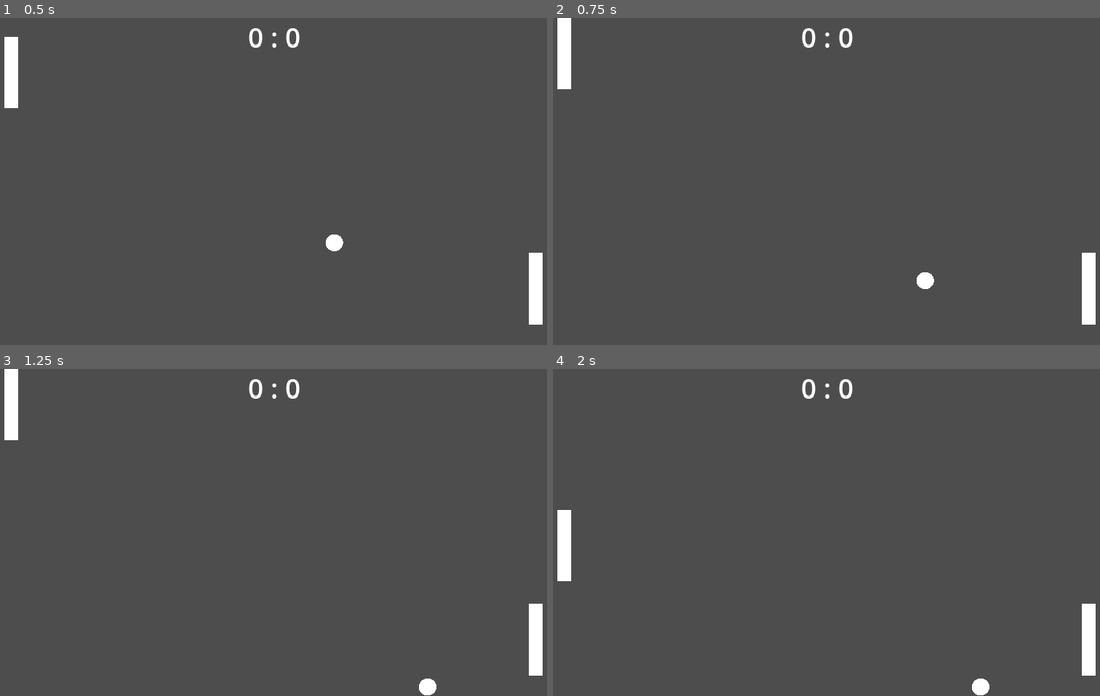
Above: before the commit, frames 1-4 (two rows, left to right).
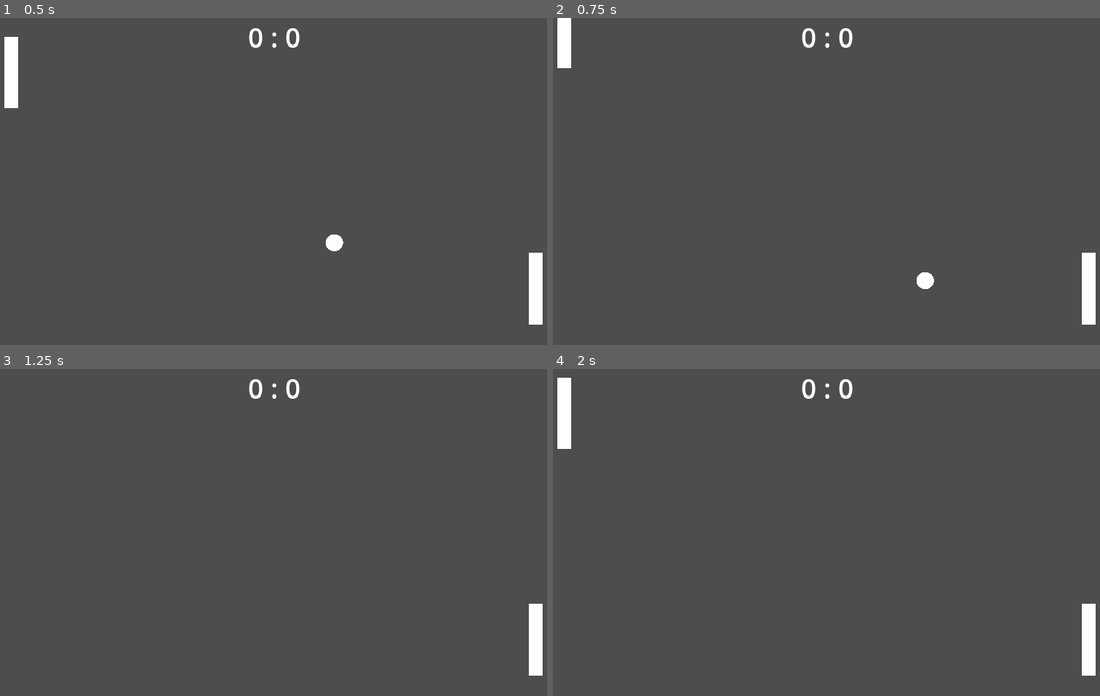
Above: after the commit, the same moments.

Repository: PhilKubz/pong_practice
Game: Godot game, scene res://Scenes/level.tscn
The game is run twice, just before and just after one commit, with the same random seed, the same clock (stepped at 60 frames per second) and the same inputs.
Inputs:
- Up to frame 1 (0.5 s): no input
- Up to frame 2 (0.75 s): hold W (move_up) from 0.53 s (still down)
- Up to frame 3 (1.25 s): keep holding W (move_up)
- Up to frame 4 (2 s): release W (move_up) at 1.28 s; hold S (move_down) from 1.28 s (still down)

Frame 1 is identical in both runs. In frame 2, 0.2% of the frame differs, in the area x 0-4%, y 15-22%; in frame 3, 0.7%; in frame 4, 1.2%, in the area x 0-80%, y 2-100%.

Commit message:
improved functionality -- must continue scripting for ball collision

Diff:
--- a/Scenes/ball.tscn
+++ b/Scenes/ball.tscn
@@ -7,6 +7,8 @@
 radius = 982.636
 
 [node name="Ball" type="RigidBody2D"]
+collision_layer = 4
+collision_mask = 11
 gravity_scale = 0.0
 script = ExtResource("1_8v6bc")
 
--- a/Scenes/bumper.tscn
+++ b/Scenes/bumper.tscn
@@ -1,11 +1,15 @@
-[gd_scene load_steps=3 format=3 uid="uid://b0vqhkc3ftvf"]
+[gd_scene load_steps=4 format=3 uid="uid://d382cukj8imbd"]
 
 [ext_resource type="Texture2D" uid="uid://cltn2ytu5m282" path="res://Assets/Textures/Player/Paddle.png" id="1_7ofyl"]
+[ext_resource type="Script" path="res://Scripts/bumper.gd" id="1_lxcdv"]
 
-[sub_resource type="RectangleShape2D" id="RectangleShape2D_iv6j2"]
+[sub_resource type="RectangleShape2D" id="RectangleShape2D_5fun4"]
 size = Vector2(1152, 15)
 
-[node name="Bumper" type="StaticBody2D"]
+[node name="Bumper" type="Area2D"]
+collision_layer = 8
+collision_mask = 4
+script = ExtResource("1_lxcdv")
 
 [node name="Sprite2D" type="Sprite2D" parent="."]
 position = Vector2(594.631, -6.99997)
@@ -15,4 +19,6 @@
 
 [node name="CollisionShape2D" type="CollisionShape2D" parent="."]
 position = Vector2(576, -7.5)
-shape = SubResource("RectangleShape2D_iv6j2")
+shape = SubResource("RectangleShape2D_5fun4")
+
+[connection signal="body_entered" from="." to="." method="_on_body_entered"]
--- a/Scenes/level.tscn
+++ b/Scenes/level.tscn
@@ -26,7 +26,7 @@
 [node name="Bumper" parent="OutsideWindowElements" instance=ExtResource("5_cc7jf")]
 
 [node name="Bumper2" parent="OutsideWindowElements" instance=ExtResource("5_cc7jf")]
-position = Vector2(0, 663)
+position = Vector2(0, 664)
 
 [node name="GoalZoneOpponent" parent="OutsideWindowElements" instance=ExtResource("6_vd7l1")]
 
@@ -35,3 +35,6 @@
 [node name="CanvasLayer" type="CanvasLayer" parent="."]
 
 [node name="HUD" parent="CanvasLayer" instance=ExtResource("8_gujps")]
+
+[connection signal="ball_hit_bumper" from="Ball" to="." method="_on_ball_ball_hit_bumper"]
+[connection signal="ball_hit_player" from="Ball" to="." method="_on_ball_ball_hit_player"]
--- a/Scenes/opponent.tscn
+++ b/Scenes/opponent.tscn
@@ -7,6 +7,8 @@
 size = Vector2(28, 141)
 
 [node name="Opponent" type="RigidBody2D"]
+collision_layer = 2
+collision_mask = 4
 gravity_scale = 0.0
 script = ExtResource("1_kfwwn")
 
--- a/Scenes/player.tscn
+++ b/Scenes/player.tscn
@@ -7,6 +7,7 @@
 size = Vector2(28, 141)
 
 [node name="Player" type="CharacterBody2D"]
+collision_mask = 12
 motion_mode = 1
 script = ExtResource("1_7ga73")
 
--- a/Scripts/Player.gd
+++ b/Scripts/Player.gd
@@ -1,8 +1,8 @@
 extends CharacterBody2D
 
+class_name Player
+
 @export var speed = 400
-
-#@onready var active = false
 
 func _ready():
 	pass
@@ -15,11 +15,11 @@
 	else:
 		velocity.y = move_toward(velocity.y, 0, speed)
 
-	print(direction)
-	print(speed)
-
 	move_and_slide()
 #
+#func _on_area_entered(area):
+#	if area is Ball:
+#		player_hit_ball.emit()
 #	if active == true:
 #		velocity.y = speed
 #	else:
--- a/Scripts/ball.gd
+++ b/Scripts/ball.gd
@@ -1,11 +1,28 @@
 extends RigidBody2D
+
+class_name Ball
+
+signal ball_hit_bumper
+signal ball_hit_player
 
 
 @export var ball_speed = 300
 var velocity = Vector2(1, 1) * ball_speed
 
 func _physics_process(delta):
-	var collision_info = move_and_collide(velocity * delta)
+	move_and_collide(velocity * delta)
+#	print(velocity)
+	if velocity == Vector2(0, 0):
+		print("Ball dead")
+
+func _on_area_entered(area):
+	if area is Bumper:
+		ball_hit_bumper.emit()
+		print("bumper hit")
+	if area is Player or Opponent:
+		ball_hit_player.emit()
+		print("paddle hit")
+
 
 #	if collision_info.collider is Player or Opponent:
 #		velocity.x *= -1
--- /dev/null
+++ b/Scripts/bumper.gd
@@ -0,0 +1,19 @@
+extends Area2D
+
+class_name Bumper
+
+func _ready():
+	print("Bumper exists")
+
+
+func _on_ball_hit_bumper():
+	print("bumper hit (bumper script)")
+
+#func _on_area_entered(area):
+#	if area is Ball:
+#		print("wall hit")
+
+
+func _on_body_entered(body):
+	if body is Ball:
+		print("wall hit")
--- a/Scripts/level.gd
+++ b/Scripts/level.gd
@@ -1,11 +1,30 @@
 extends Node2D
 
+@onready var ball_reference : Ball = get_node("res://Scenes/ball.tscn")
+@onready var player = $Player
+@onready var ball = $Ball
+@onready var opponent = $Opponent
+func _ready() -> void:
+	pass
 
-# Called when the node enters the scene tree for the first time.
-func _ready() -> void:
-	pass # Replace with function body.
+func _process(delta: float) -> void:
+	pass
 
 
-# Called every frame. 'delta' is the elapsed time since the previous frame.
-func _process(delta: float) -> void:
-	pass
+
+# Hit Functions to handle ball movement/direciton
+func _on_ball_ball_hit_player():
+	paddle_hit()
+
+
+func _on_ball_ball_hit_bumper():
+	bumper_hit()
+	print("bumper hit")
+
+
+
+func paddle_hit():
+	ball.velocity.y *= -1
+
+func bumper_hit():
+	ball.velocity.x *= -1
--- a/Scripts/opponent.gd
+++ b/Scripts/opponent.gd
@@ -1,5 +1,8 @@
 extends RigidBody2D
 
+class_name Opponent
+
+@export var speed = 400
 
 # Called when the node enters the scene tree for the first time.
 func _ready() -> void:
--- a/project.godot
+++ b/project.godot
@@ -34,6 +34,17 @@
 ]
 }
 
+[layer_names]
+
+2d_render/layer_1="player"
+2d_render/layer_2="opponent"
+2d_render/layer_3="ball"
+2d_render/layer_4="bumper"
+2d_physics/layer_1="player"
+2d_physics/layer_2="opponent"
+2d_physics/layer_3="ball"
+2d_physics/layer_4="bumper"
+
 [rendering]
 
 textures/canvas_textures/default_texture_filter=0
Not shown: 1 places in Scenes/level.tscn that only renumber resources
